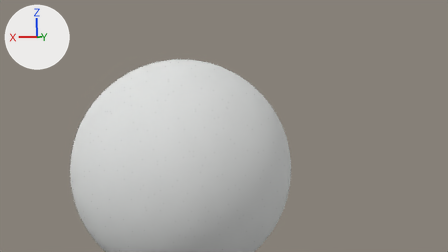
Renders of the Blender file 01-Models/al-bounty.blend from each side of a commit.
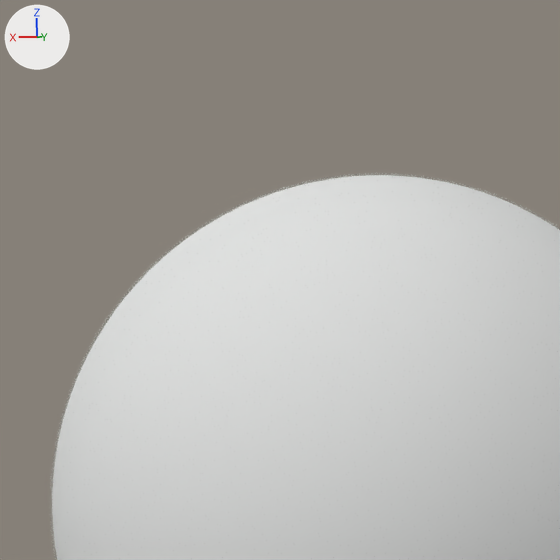
Each version appears first from the file's camera 'Camera', and next in a close-up on the part from 12% to 54% of the width and 0% to 75% of the height. Arrows for +X, +Y and +Z are at upper left; the lights stay in place.

Before the edit, the objects in view are built like this:
```python
me_sphere_001 = bpy.data.meshes.new('Sphere.001')
me_sphere_001.from_pydata(...)  # 1986 vertices, 2048 faces; spans x -5.0..5.0, y -5.0..5.0, z -5.0..5.0
me_sphere_001.polygons.foreach_set('use_smooth', [True] * 2048)
me_sphere_001.materials.append(mat_clouds)  # its picture is missing
ob_clouds = bpy.data.objects.new('Clouds', me_sphere_001)
ob_clouds.parent = ob_planetcontrol
ob_clouds.location = (0.0, 0.0, 0.0)
ob_clouds.scale = (1.0, 1.0, 1.0)
_m = ob_clouds.modifiers.new('Subsurf', 'SUBSURF')
_m.render_levels = 4
```
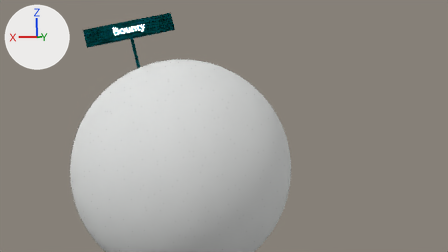
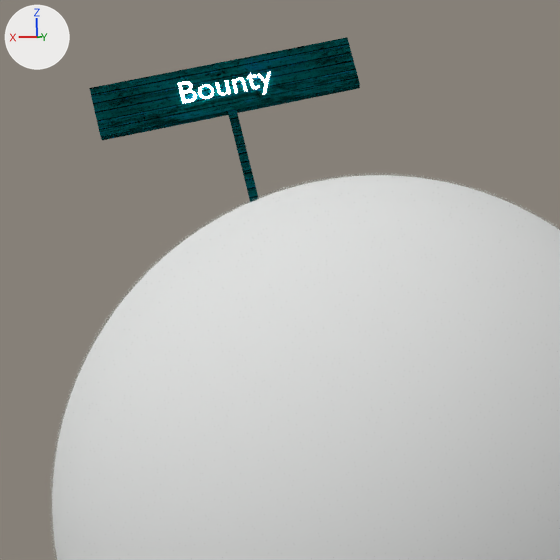
Location of each change, [x1, y1, x2, y2] in pixels of the close-ups (560 x 560 px):
```json
{"object": "Schild links", "change": "added", "after": [89, 37, 360, 202], "on screen": "cyan"}
{"object": "Text links", "change": "added", "after": [178, 72, 271, 103]}
```

The change, as JSON lines over the scene's bpy script:
```json
{"op": "add", "block": "img_woodplankspainted0076_1_s2_2_jpg", "code": ["img_woodplankspainted0076_1_s2_2_jpg = load_image('WoodPlanksPainted0076_1_S2_2.jpg', '../02-Textures/Schild/WoodPlanksPainted0076_1_S2_2.jpg', 1024, 1024, 'sRGB')"]}
{"op": "add", "block": "mat_holz", "code": ["mat_holz = diffuse_material('Holz')", "mat_holz.texture = img_woodplankspainted0076_1_s2_2_jpg"]}
{"op": "add", "block": "mat_material_002", "code": ["mat_material_002 = emission_material('Material.002')", "mat_material_002.base_color = (0.8, 0.8, 0.8)  # white #e7e7e7", "mat_material_002.strength = 10.0"]}
{"op": "add", "block": "me_cube_001", "code": ["me_cube_001 = bpy.data.meshes.new('Cube.001')", "me_cube_001.from_pydata(...)  # a box spanning x -1.2..1.2, y -30.2..30.2, z 1.0..1.8; a box spanning x -1.0..1.0, y -1.0..1.0, z -1.0..1.0", "me_cube_001.materials.append(mat_holz)  # picture img_woodplankspainted0076_1_s2_2_jpg"]}
{"op": "add", "block": "txt_text_001", "code": ["txt_text_001 = bpy.data.curves.new('Text.001', 'FONT')", "txt_text_001.body = 'Bounty'", "txt_text_001.materials.append(mat_material_002)  # white #e7e7e7"]}
{"op": "add", "block": "ob_schild_links", "code": ["ob_schild_links = bpy.data.objects.new('Schild links', me_cube_001)", "ob_schild_links.location = (2.13, 0.4, 4.98)", "ob_schild_links.rotation_euler = (0.232, -0.203, 1.418)  # degrees (13, -12, 81)", "ob_schild_links.scale = (0.0662, 0.0662, 1.0)"]}
{"op": "add", "block": "ob_text_links", "code": ["ob_text_links = bpy.data.objects.new('Text links', txt_text_001)", "ob_text_links.location = (3.11, 0.16, 6.02)", "ob_text_links.rotation_euler = (1.362, -0.227, 3.036)  # degrees (78, -13, 174)", "ob_text_links.scale = (0.501, 0.501, 0.501)"]}
```
